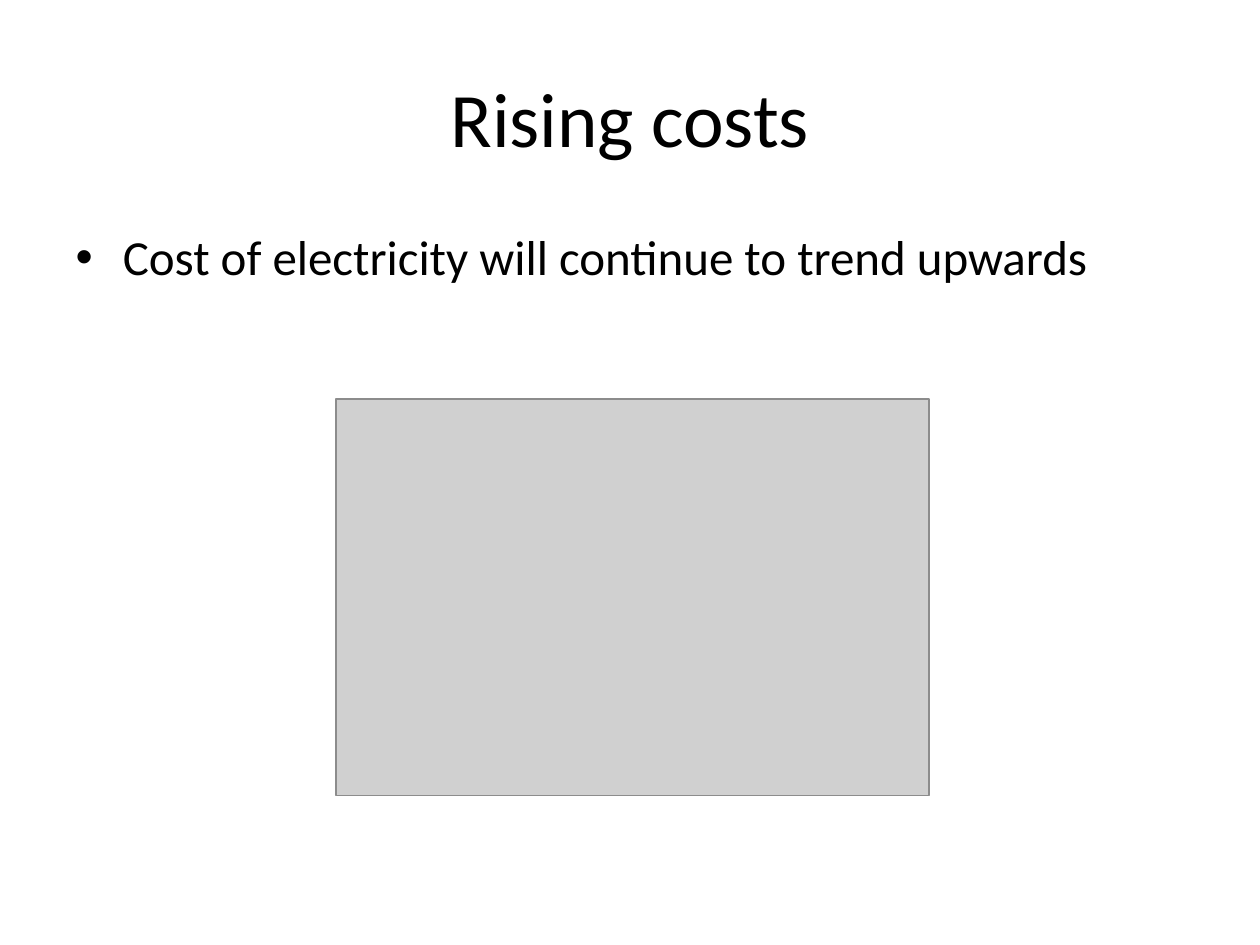
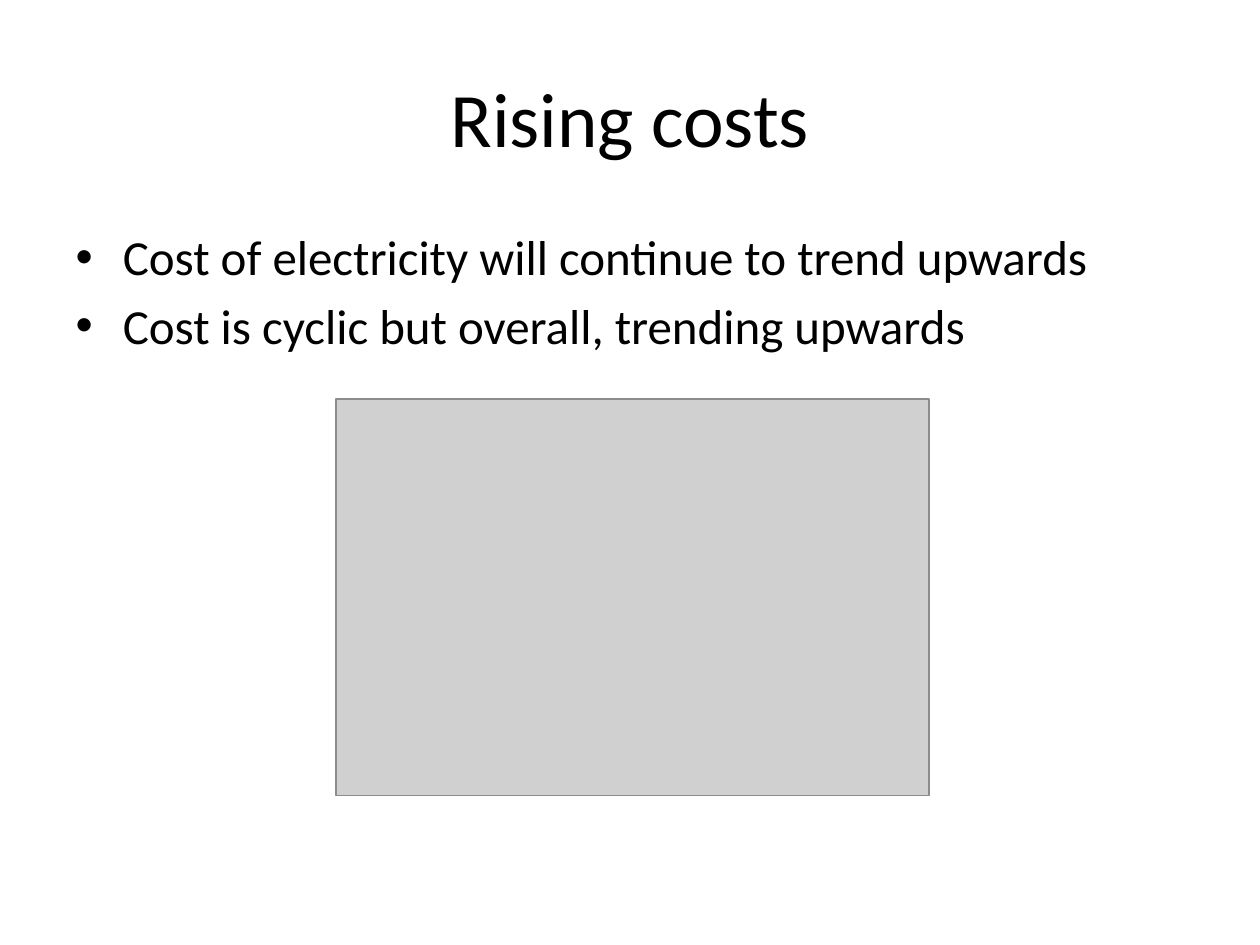
Before and after one commit to Nguyver/DATA621, a slide deck: slide 4 of DATA604_Final/DATA604_Final_Presentation.pptx. Drawn at 1260x945 pixels with LibreOffice and Linux fonts; fonts in the diff are those of the drawing; grey boxes stand for pictures; background and template pictures are left out. Boxes give left, top, right and bottom in pixels: in the first picture for what was removed or moved away, otherwise in the second. Text is boxed around its words. In the diff, an @@ line names an element or a change of style, - is before the commit and + after.

```diff
--- a/DATA604_Final/DATA604_Final_Presentation.pptx
+++ b/DATA604_Final/DATA604_Final_Presentation.pptx
@@ text at bbox=[123, 310, 964, 353]: paragraph added @@
+• Cost is cyclic but overall, trending upwards
```
Also in this commit, not shown: 2 other slides changed, 2 slides added, 1 slide removed.
